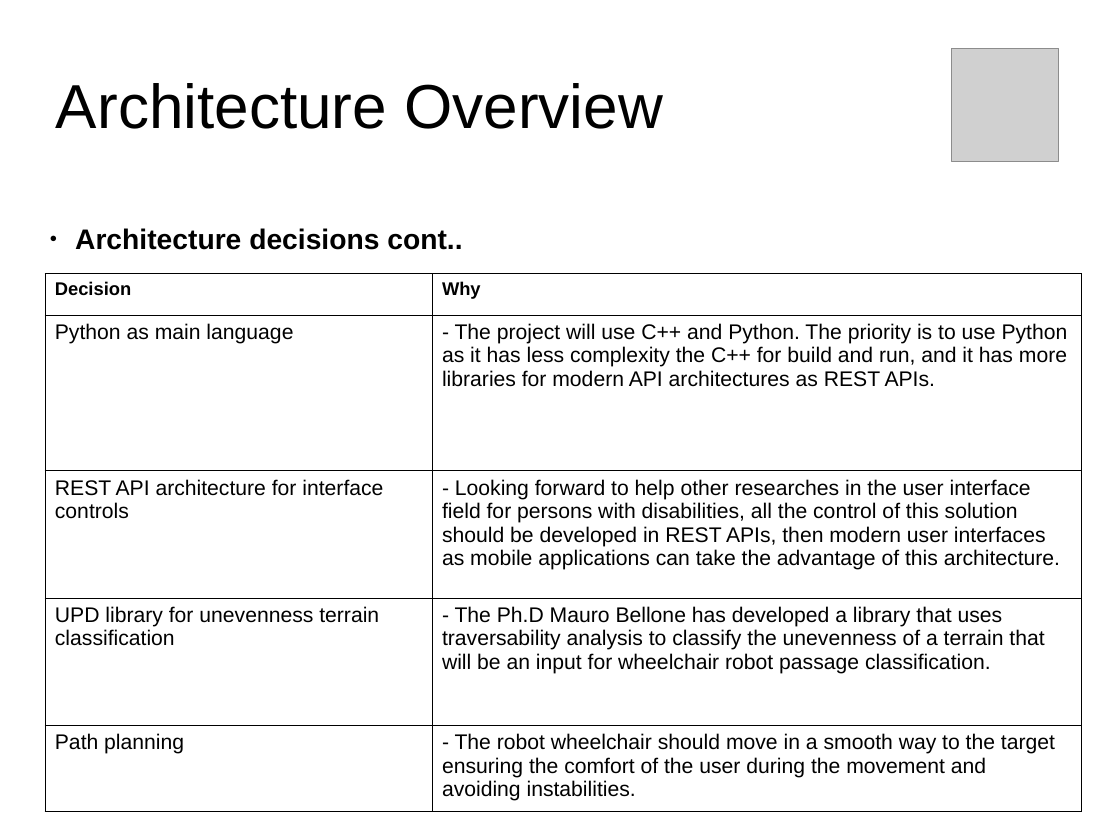
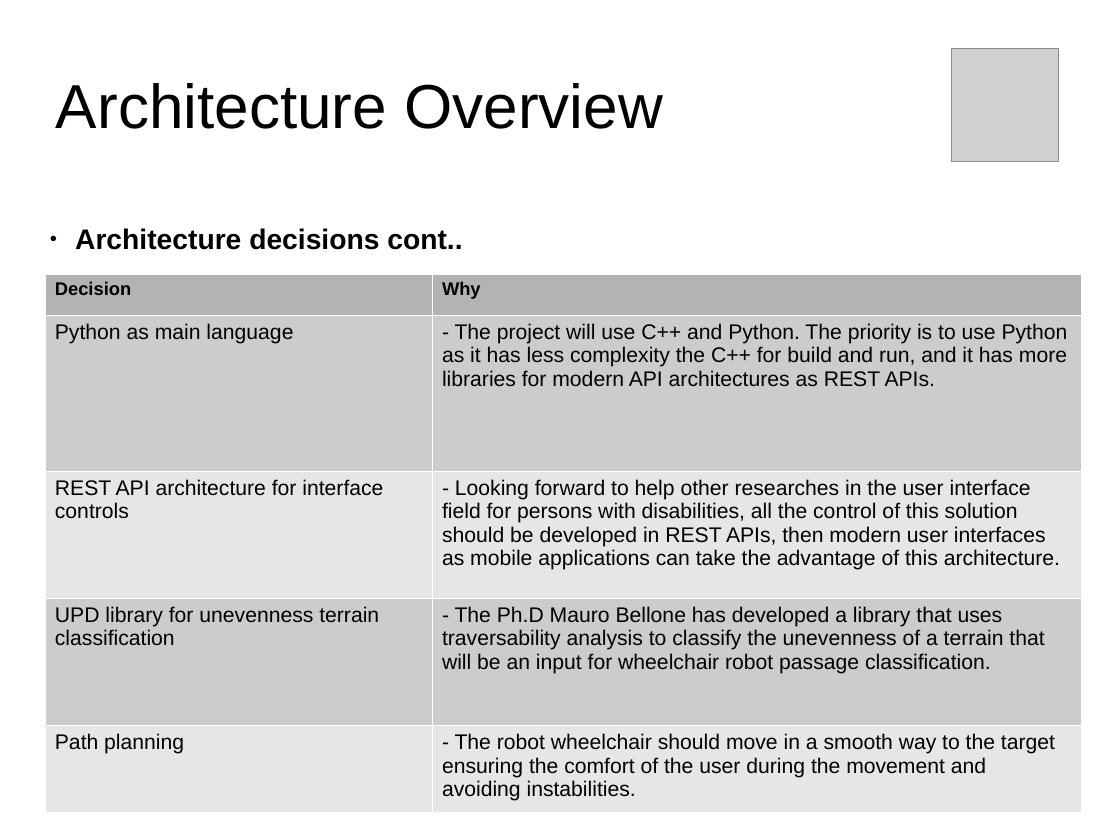
Before and after one commit to tarcisiofcarvalho/robot_cognition_system, a slide deck: slide 7 of documentation/Presentation.odp. Drawn at 1120x840 pixels with LibreOffice and Linux fonts; fonts in the diff are those of the drawing; grey boxes stand for pictures. Boxes give left, top, right and bottom in pixels: in the first picture for what was removed or moved away, otherwise in the second. Text is boxed around its words. In the diff, an @@ line names an element or a change of style, - is before the commit and + after.

```diff
--- a/documentation/Presentation.odp
+++ b/documentation/Presentation.odp
@@ table at (x1=45, y1=273, x2=1081, y2=806) @@
@@ fill none to #B3B3B3 in row 1 @@
@@ fill none to #CCCCCC in 4 cells @@
@@ fill none to #E6E6E6 in 4 cells @@
@@ borders changed @@
```
Also in this commit, not shown: 4 other slides changed, 5 other files.
